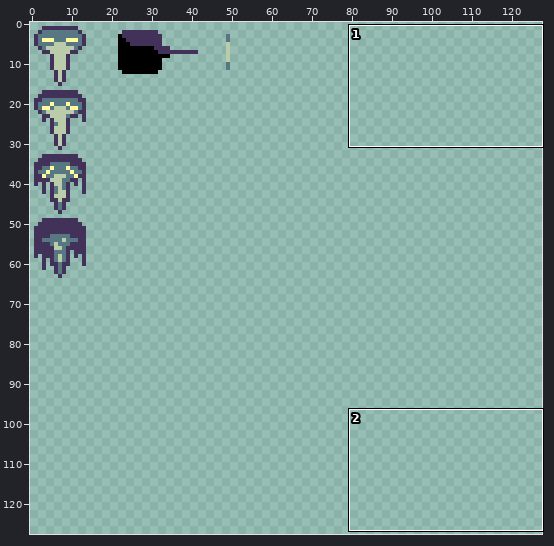
A pixel-art file gets an edit: GGJ2026/Assets/Game/UI/Health_Bar.aseprite. Above, an overview of the earlier version with the close-up marked.
Close-up. The starting point:
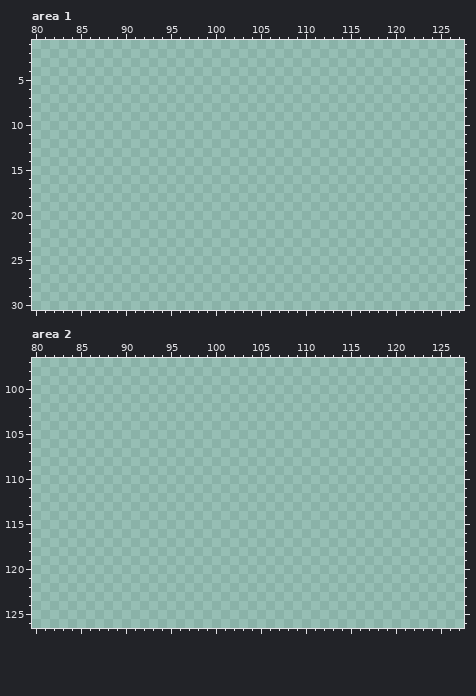
128x128 pixels, 1 frame. Shown: area 1: x 80..127, y 1..30; area 2: x 80..127, y 97..126. The commit also changed other parts of the picture, which this record leaves out.
After:
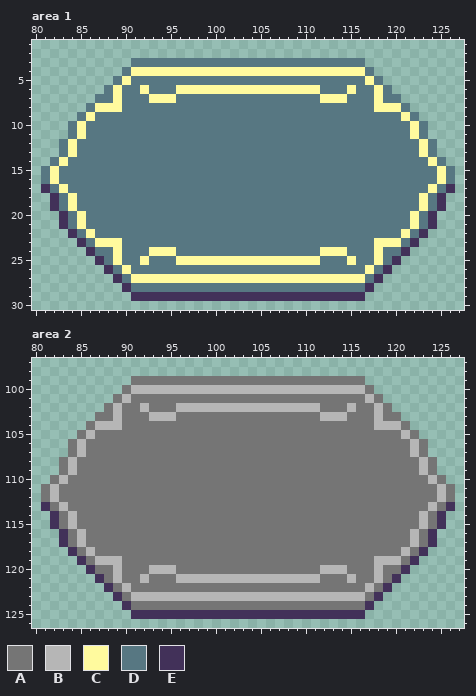
Palette (. is transparent): A #757575  B #b6b6b6  C #fffa9e  D #577782  E #423159
Diff:
Changed rows in their new state; - is an unchanged pixel.
Area 1, layer "Bar":
first column x 81:
 3 ----------DDDDDDDDDDDDDDDDDDDDDDDDDD----------
 4 ---------DCCCCCCCCCCCCCCCCCCCCCCCCCCD---------
 5 --------DCDDDDDDDDDDDDDDDDDDDDDDDDDDCD--------
 6 -------DCDDCDDDCCCCCCCCCCCCCCCCDDDCDDCD-------
 7 ------DDCDDDCCCDDDDDDDDDDDDDDDDCCCDDDCDD------
 8 -----DCCCDDDDDDDDDDDDDDDDDDDDDDDDDDDDCCCD-----
 9 ----DCDDDDDDDDDDDDDDDDDDDDDDDDDDDDDDDDDDCD----
10 ---DCDDDDDDDDDDDDDDDDDDDDDDDDDDDDDDDDDDDDCD---
11 ---DCDDDDDDDDDDDDDDDDDDDDDDDDDDDDDDDDDDDDCD---
12 --DCDDDDDDDDDDDDDDDDDDDDDDDDDDDDDDDDDDDDDDCD--
13 --DCDDDDDDDDDDDDDDDDDDDDDDDDDDDDDDDDDDDDDDCD--
14 -DCDDDDDDDDDDDDDDDDDDDDDDDDDDDDDDDDDDDDDDDDCD-
15 DCDDDDDDDDDDDDDDDDDDDDDDDDDDDDDDDDDDDDDDDDDDCD
16 DCDDDDDDDDDDDDDDDDDDDDDDDDDDDDDDDDDDDDDDDDDDCD
17 EDCDDDDDDDDDDDDDDDDDDDDDDDDDDDDDDDDDDDDDDDDCDE
18 -EDCDDDDDDDDDDDDDDDDDDDDDDDDDDDDDDDDDDDDDDCDE-
19 -EDCDDDDDDDDDDDDDDDDDDDDDDDDDDDDDDDDDDDDDDCDE-
20 --EDCDDDDDDDDDDDDDDDDDDDDDDDDDDDDDDDDDDDDCDE--
21 --EDCDDDDDDDDDDDDDDDDDDDDDDDDDDDDDDDDDDDDCDE--
22 ---EDCDDDDDDDDDDDDDDDDDDDDDDDDDDDDDDDDDDCDE---
23 ----EDCCCDDDDDDDDDDDDDDDDDDDDDDDDDDDDCCCDE----
24 -----EDDCDDDCCCDDDDDDDDDDDDDDDDCCCDDDCDDE-----
25 ------EDCDDCDDDCCCCCCCCCCCCCCCCDDDCDDCDE------
26 -------EDCDDDDDDDDDDDDDDDDDDDDDDDDDDCDE-------
27 --------EDCCCCCCCCCCCCCCCCCCCCCCCCCCDE--------
28 ---------EDDDDDDDDDDDDDDDDDDDDDDDDDDE---------
29 ----------EEEEEEEEEEEEEEEEEEEEEEEEEE----------
Area 2, layer "Bar":
first column x 81:
 99 ----------AAAAAAAAAAAAAAAAAAAAAAAAAA----------
100 ---------ABBBBBBBBBBBBBBBBBBBBBBBBBBA---------
101 --------ABAAAAAAAAAAAAAAAAAAAAAAAAAABA--------
102 -------ABAABAAABBBBBBBBBBBBBBBBAAABAABA-------
103 ------AABAAABBBAAAAAAAAAAAAAAAABBBAAABAA------
104 -----ABBBAAAAAAAAAAAAAAAAAAAAAAAAAAAABBBA-----
105 ----ABAAAAAAAAAAAAAAAAAAAAAAAAAAAAAAAAAABA----
106 ---ABAAAAAAAAAAAAAAAAAAAAAAAAAAAAAAAAAAAABA---
107 ---ABAAAAAAAAAAAAAAAAAAAAAAAAAAAAAAAAAAAABA---
108 --ABAAAAAAAAAAAAAAAAAAAAAAAAAAAAAAAAAAAAAABA--
109 --ABAAAAAAAAAAAAAAAAAAAAAAAAAAAAAAAAAAAAAABA--
110 -ABAAAAAAAAAAAAAAAAAAAAAAAAAAAAAAAAAAAAAAAABA-
111 ABAAAAAAAAAAAAAAAAAAAAAAAAAAAAAAAAAAAAAAAAAABA
112 ABAAAAAAAAAAAAAAAAAAAAAAAAAAAAAAAAAAAAAAAAAABA
113 EABAAAAAAAAAAAAAAAAAAAAAAAAAAAAAAAAAAAAAAAABAE
114 -EABAAAAAAAAAAAAAAAAAAAAAAAAAAAAAAAAAAAAAABAE-
115 -EABAAAAAAAAAAAAAAAAAAAAAAAAAAAAAAAAAAAAAABAE-
116 --EABAAAAAAAAAAAAAAAAAAAAAAAAAAAAAAAAAAAABAE--
117 --EABAAAAAAAAAAAAAAAAAAAAAAAAAAAAAAAAAAAABAE--
118 ---EABAAAAAAAAAAAAAAAAAAAAAAAAAAAAAAAAAABAE---
119 ----EABBBAAAAAAAAAAAAAAAAAAAAAAAAAAAABBBAE----
120 -----EAABAAABBBAAAAAAAAAAAAAAAABBBAAABAAE-----
121 ------EABAABAAABBBBBBBBBBBBBBBBAAABAABAE------
122 -------EABAAAAAAAAAAAAAAAAAAAAAAAAAABAE-------
123 --------EABBBBBBBBBBBBBBBBBBBBBBBBBBAE--------
124 ---------EAAAAAAAAAAAAAAAAAAAAAAAAAAE---------
125 ----------EEEEEEEEEEEEEEEEEEEEEEEEEE----------
Pixel boxes of the changes (left, top, right, bottom) in both close-ups:
added: (41, 58, 455, 301)
added: (41, 376, 455, 619)
